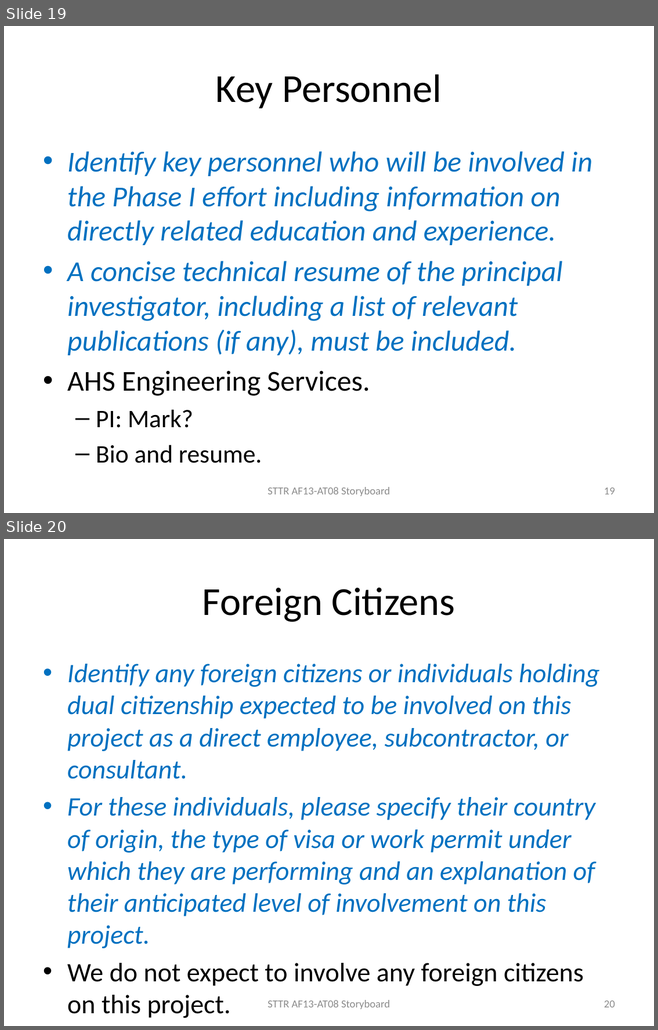
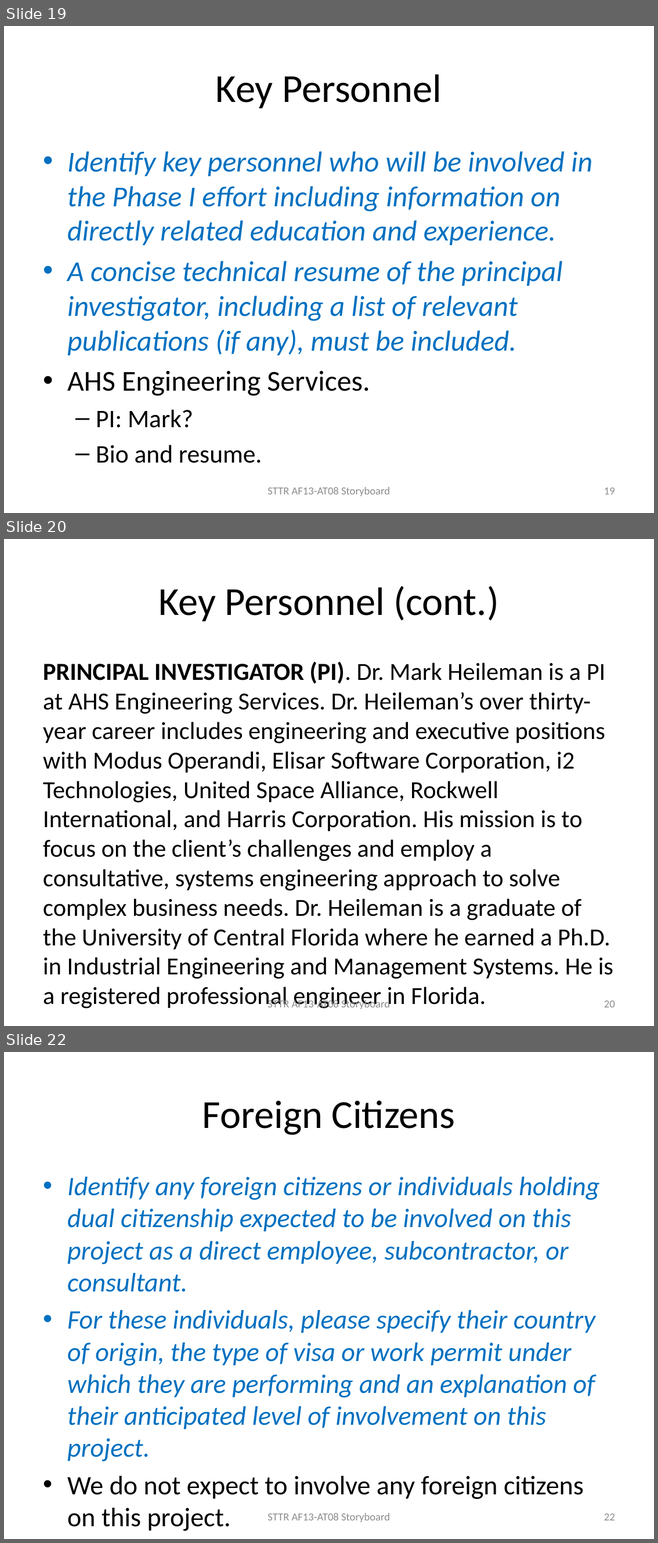
Before and after one commit to mheileman/AF13-AT08, a slide deck: STTR AF13-AT08 Storyboard.pptx. Shown one above the other, each under a label of ours: slides 19 and 20 before the commit, slides 19, 20 and 22 after it; the slides between them are not shown. The pictures are 658x1030 and 658x1543 pixels, drawn with LibreOffice and Linux fonts; fonts in the diff are those of the drawing. Boxes give left, top, right and bottom in pixels: in the first picture for what was removed or moved away, otherwise in the second. Text is boxed around its words. In the diff, an @@ line names an element or a change of style, - is before the commit and + after.

Commit message:
Added Mark's bio to storyboard.

```diff
--- a/STTR AF13-AT08 Storyboard.pptx
+++ b/STTR AF13-AT08 Storyboard.pptx
@@ slide 20 added at [4, 539, 654, 1026], background #FFFFFF @@
@@ title added at [158, 586, 498, 621], 44 pt, text #000000 @@
+Key Personnel (cont.)
@@ text added at [43, 661, 613, 979], 27.2 pt, text #000000 @@
+PRINCIPAL INVESTIGATOR (PI). Dr. Mark Heileman is a PI at AHS Engineering Services. Dr. Heileman’s over thirty-year career includes engineering and executive positions with Modus Operandi, Elisar Software Corporation, i2 Technologies, United Space Alliance, Rockwell International, and Harris Corporation. His mission is to focus on the client’s challenges and employ a consultative, systems engineering approach to solve complex business needs. Dr. Heileman is a graduate of the University of Central Florida where he earned a Ph.D. in Industrial Engineering and Management Systems. He is a registered professional engineer in Florida.
@@ text added at [267, 999, 390, 1009], 12 pt, text #8C8C8C @@
+STTR AF13-AT08 Storyboard
@@ page number added at [604, 1001, 615, 1008], 12 pt, text #8C8C8C @@
+20
@@ what was slide 20 is now slide 22 @@
@@ page number at [604, 1514, 615, 1521]: text changed @@
-20
+22
```
Also in this commit, not shown: 1 other slide added.
